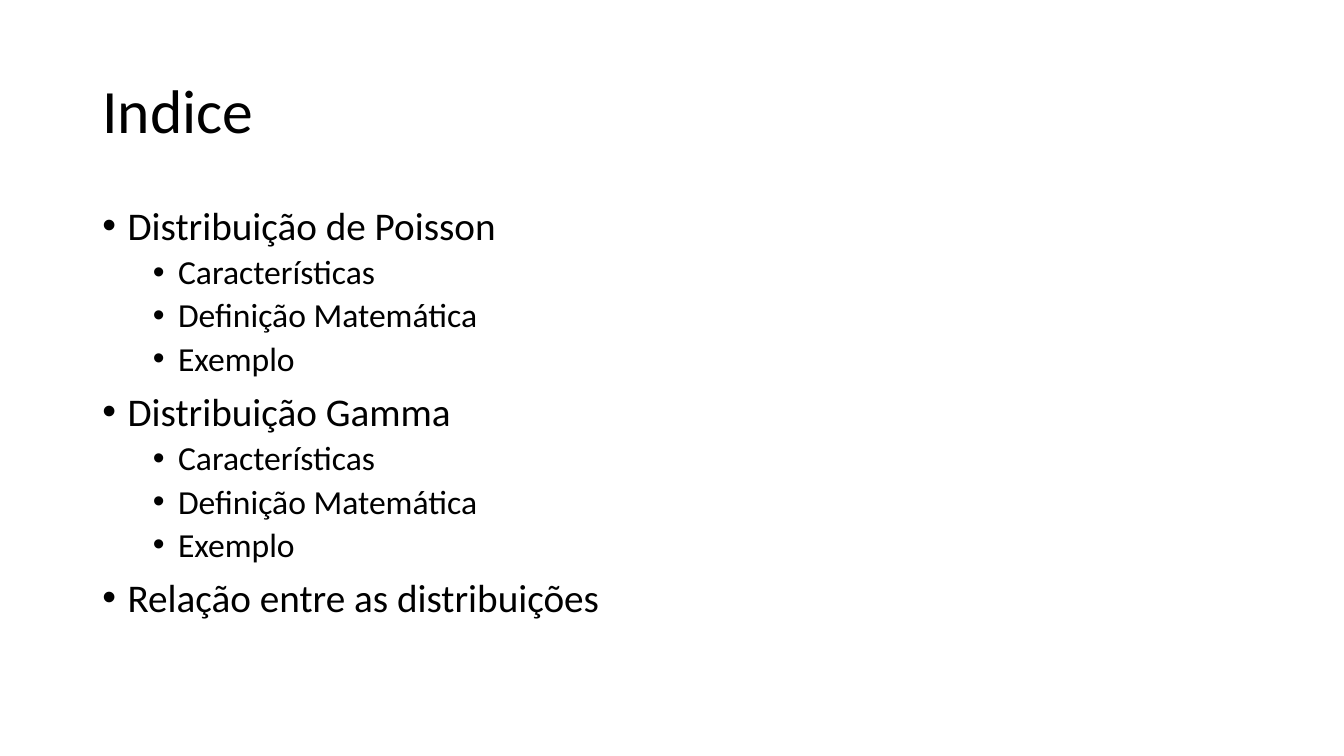
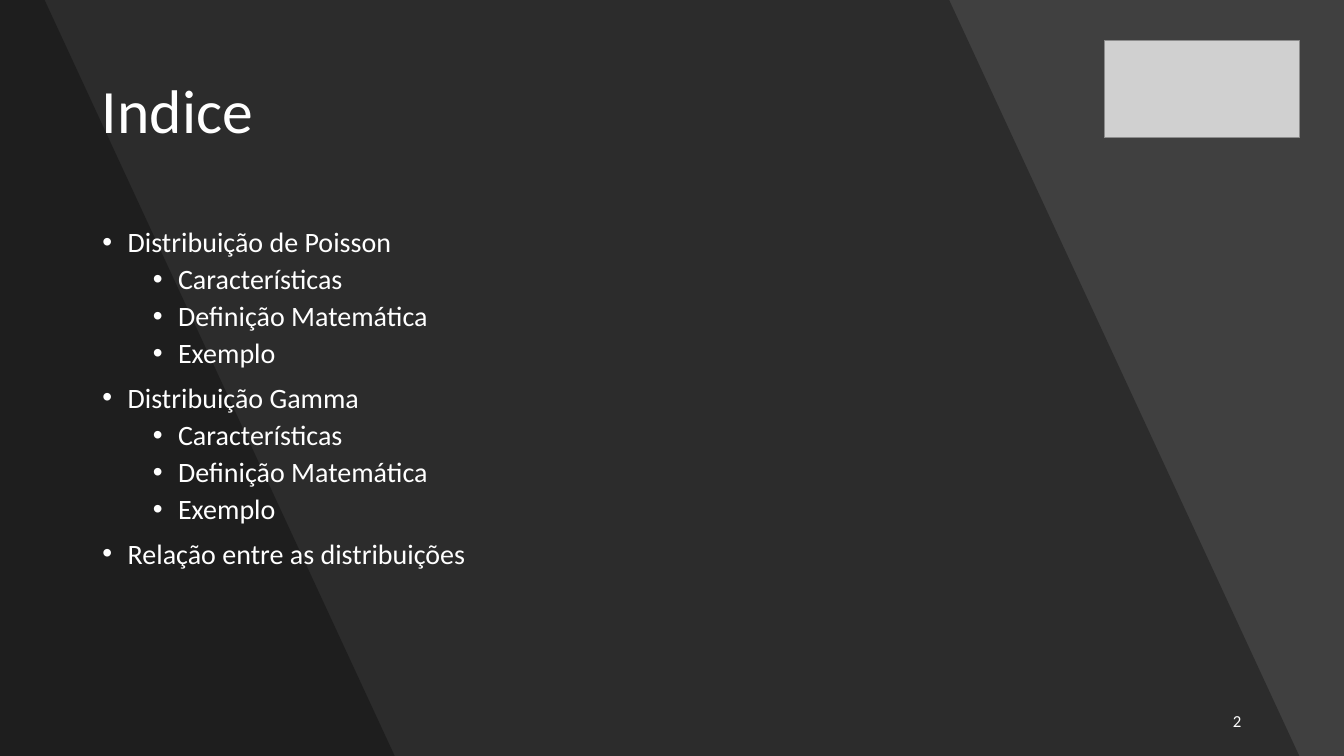
Before and after one commit to RodrigoCoelho7/probabilistic_programming, a slide deck: slide 2 of Short Talks/Poisson and Gamma distributions/Distribuição de Poisson e Gamma.pptx. Drawn at 1344x756 pixels with LibreOffice and Linux fonts; fonts in the diff are those of the drawing; grey boxes stand for pictures. Boxes give left, top, right and bottom in pixels: in the first picture for what was removed or moved away, otherwise in the second. Text is boxed around its words. In the diff, an @@ line names an element or a change of style, - is before the commit and + after.

Commit message:
Updata Poisson and Gamma distributions pptx

```diff
--- a/Short Talks/Poisson and Gamma distributions/Distribuição de Poisson e Gamma.pptx
+++ b/Short Talks/Poisson and Gamma distributions/Distribuição de Poisson e Gamma.pptx
@@ background #FFFFFF to #404040 @@
@@ freeform shape added at [0,0,1300,756], fill #000000 at 30% opacity @@
@@ freeform shape added at [0,0,395,756], fill #000000 at 30% opacity @@
@@ title "Indice" at [102,90,253,134]: text colour #000000 to #FFFFFF @@
@@ picture added at [1104,40,1300,138] @@
@@ text "Distribuição de Poisson": place and size @@
-text "Distribuição de Poisson" at [128,212,599,619]
+text "Distribuição de Poisson" at [128,232,466,569]
@@ text "Distribuição de Poisson" at [128,232,466,569]: size 28 to 20 pt in "Distribuição de Poisson", "Distribuição Gamma", "Relação entre as distribuições"; text colour #000000 to #FFFFFF; size 24 to 20 pt in "Características", "Definição Matemática", "Exemplo", "Características" and 2 more places @@
@@ page number added at [1233,716,1241,727], 12 pt, text #FFFFFF @@
+2
```
Also in this commit, not shown: 1 other slide changed, 7 slides added, 8 slides removed.
